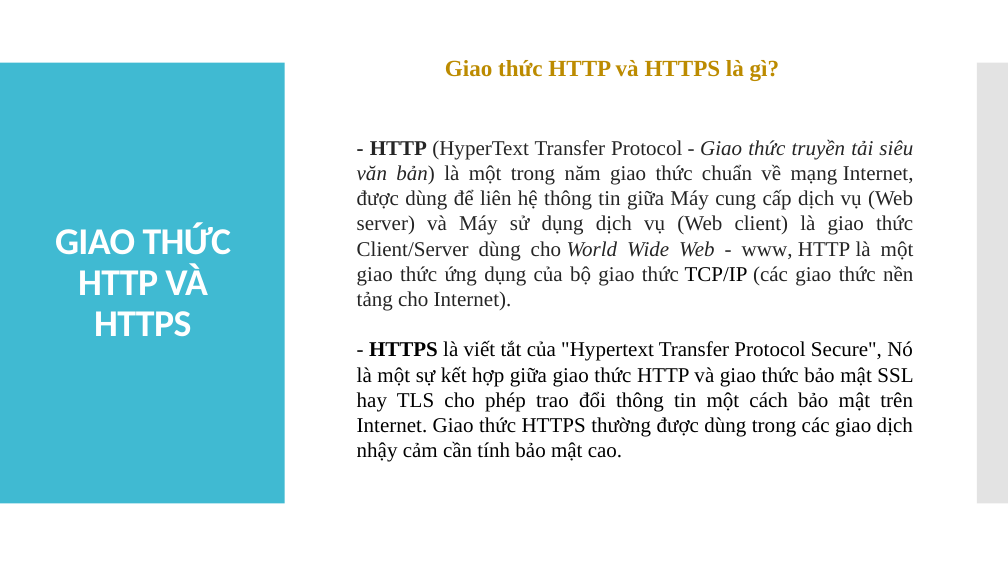
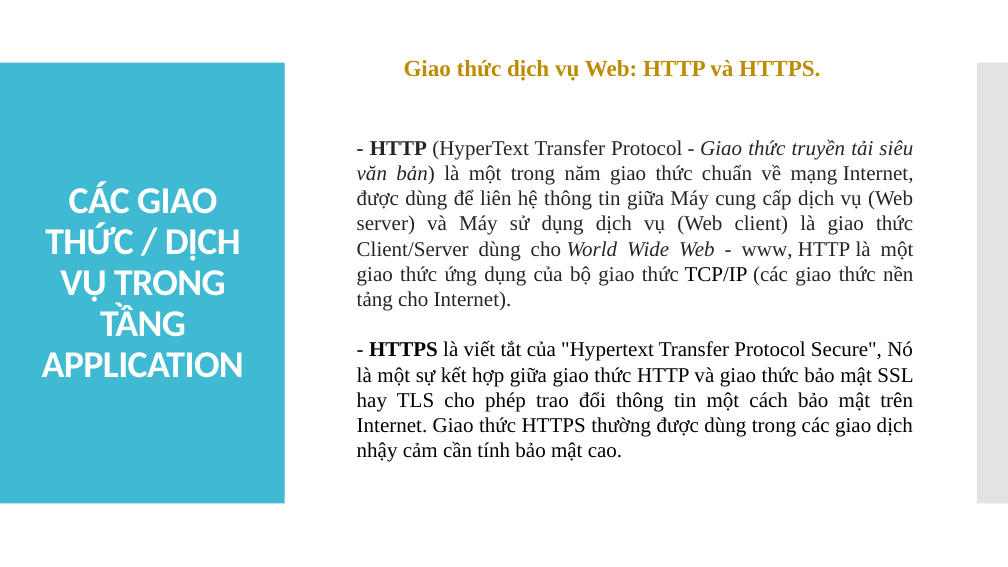
Before and after one commit to tiendatdk3493/Tai_Lieu, a slide deck: slide 12 of Topic 1.pptx. Drawn at 1008x567 pixels with LibreOffice and Linux fonts; fonts in the diff are those of the drawing. Boxes give left, top, right and bottom in pixels: in the first picture for what was removed or moved away, otherwise in the second. Text is boxed around its words. In the diff, an @@ line names an element or a change of style, - is before the commit and + after.

```diff
--- a/Topic 1.pptx
+++ b/Topic 1.pptx
@@ text at (x1=404, y1=60, x2=820, y2=81): text changed @@
-Giao thức HTTP và HTTPS là gì?
+Giao thức dịch vụ Web: HTTP và HTTPS.
@@ title at (x1=42, y1=182, x2=244, y2=378): text changed @@
-GIAO THỨC HTTP VÀ HTTPS
+CÁC GIAO THỨC / DỊCH VỤ TRONG TẦNG APPLICATION
```
Also in this commit, not shown: 1 other slide changed, 4 slides added, 1 other file.
